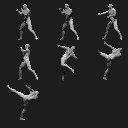
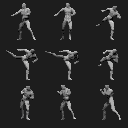
Layers edited between the first and the second 128x128 image:
added layer "Male_spritesheet_kick_high.png copy #9" above "Male_spritesheet_kick_high.png copy #8" over [100, 85, 121, 120]
added layer "Male_spritesheet_kick_high.png copy #8" above "Male_spritesheet_kick_high.png copy #7" over [57, 85, 76, 120]
renamed "Male_spritesheet_kick_spin_high.png copy #6" to "Male_spritesheet_kick_high.png copy #7", painted on it over [7, 85, 39, 120]
renamed "Male_spritesheet_kick_spin_high.png copy #5" to "Male_spritesheet_kick_high.png copy #6", painted on it over [98, 41, 122, 80]
renamed "Male_spritesheet_kick_spin_high.png copy #4" to "Male_spritesheet_kick_high.png copy #5", painted on it over [45, 45, 79, 81]
renamed "Male_spritesheet_kick_spin_high.png copy #3" to "Male_spritesheet_kick_high.png copy #4", painted on it over [6, 44, 38, 80]
renamed "Male_spritesheet_kick_spin_high.png copy #2" to "Male_spritesheet_kick_high.png copy #3", painted on it over [96, 4, 122, 40]
renamed "Male_spritesheet_kick_spin_high.png copy #1" to "Male_spritesheet_kick_high.png copy #2", painted on it over [54, 3, 79, 40]
renamed "Male_spritesheet_kick_spin_high.png copy" to "Male_spritesheet_kick_high.png copy #1", painted on it over [11, 3, 38, 40]
